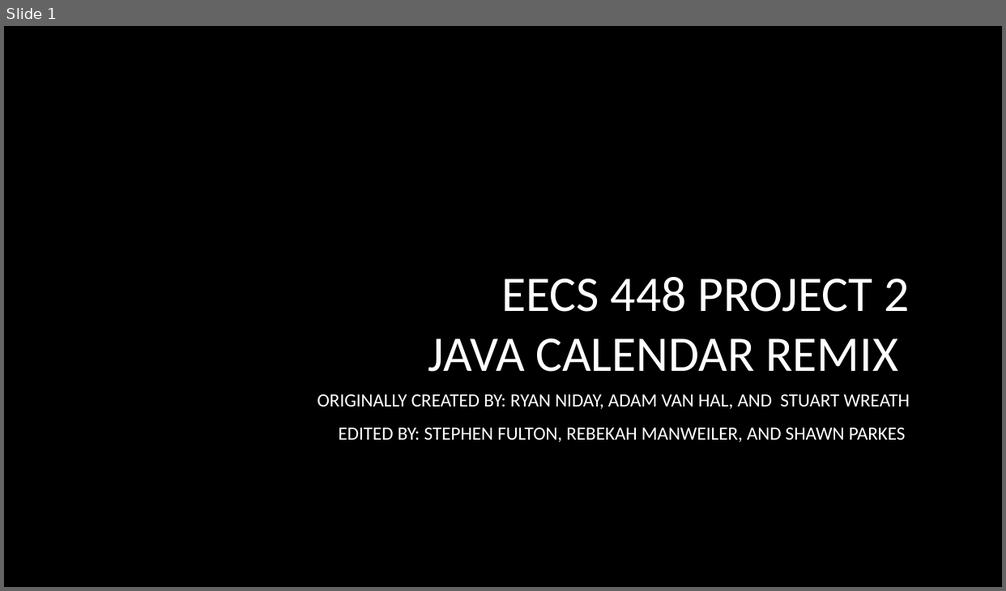
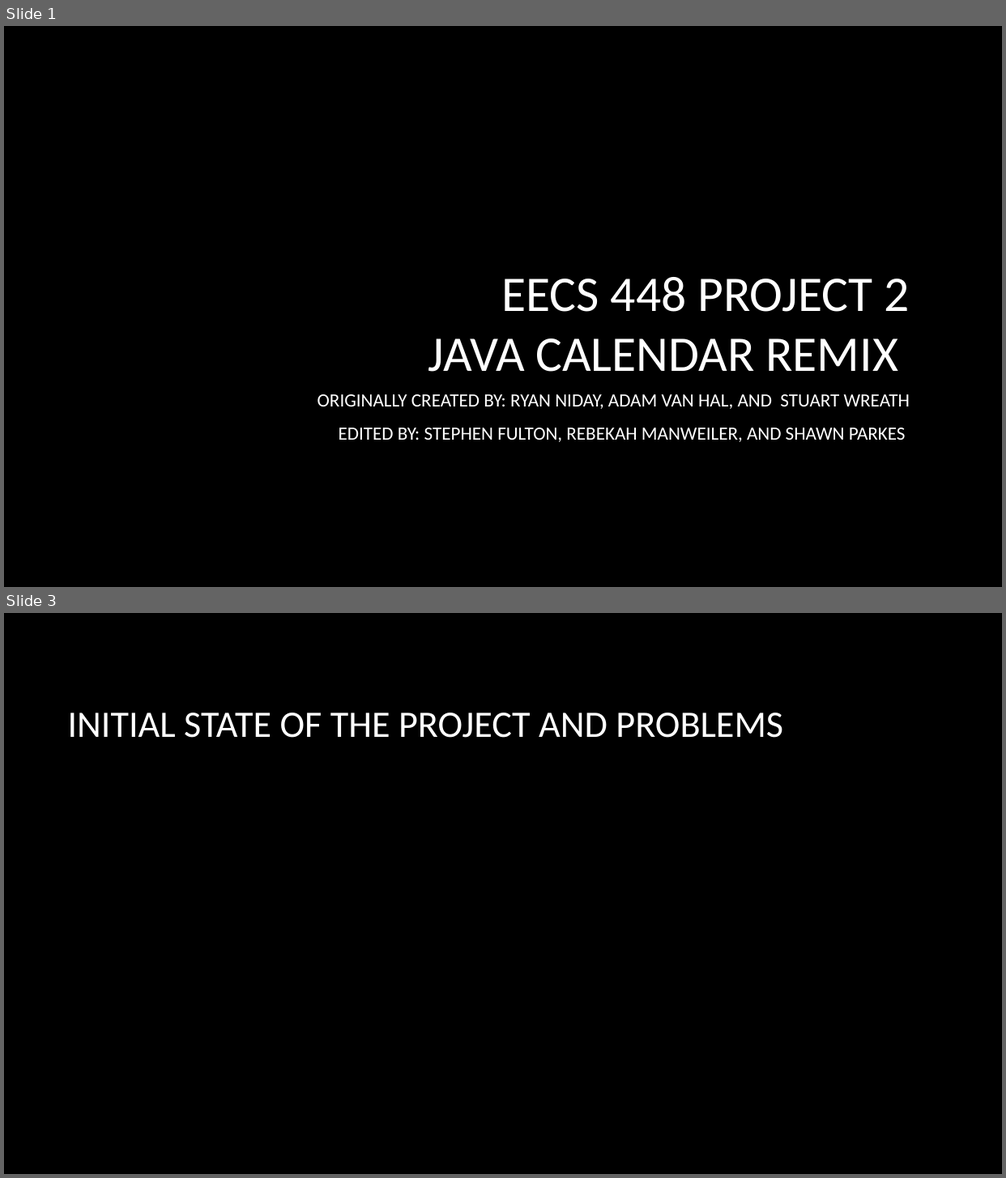
Before and after one commit to StephenWFulton/JavaCalendar, a slide deck: Project2Presentation.pptx. Shown one above the other, each under a label of ours: slide 1 before the commit, slides 1 and 3 after it; the slides between them are not shown. The pictures are 1006x591 and 1006x1178 pixels, drawn with LibreOffice and Linux fonts; fonts in the diff are those of the drawing; background and template pictures are left out. Boxes give left, top, right and bottom in pixels: in the first picture for what was removed or moved away, otherwise in the second. Text is boxed around its words. In the diff, an @@ line names an element or a change of style, - is before the commit and + after.

```diff
--- a/Project2Presentation.pptx
+++ b/Project2Presentation.pptx
@@ slide 3 added at box(4, 613, 1002, 1174), background picture (left out) @@
@@ title added at box(68, 713, 783, 738), 36 pt, text #FFFFFF @@
+INITIAL STATE OF THE PROJECT AND PROBLEMS
```
Also in this commit, not shown: 7 other slides added.
